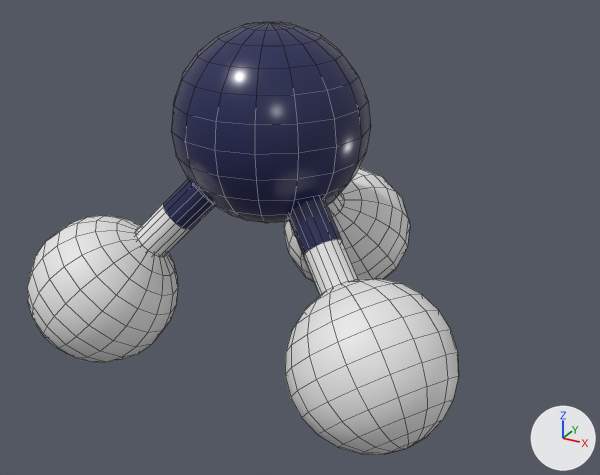
A saved change to the FBX model Assets/Models/Molecules/01_Amoniaco.fbx.
Both versions are drawn from a 50 mm lens placed at (4.17, -6.97, 2.31), pointed at (0.42, -0.16, -1.09). Every picture has the same lights, and +X, +Y and +Z are marked at lower right. Mesh edges are drawn as thin lines.

Objects in the first picture: 'm_amoniaco'.
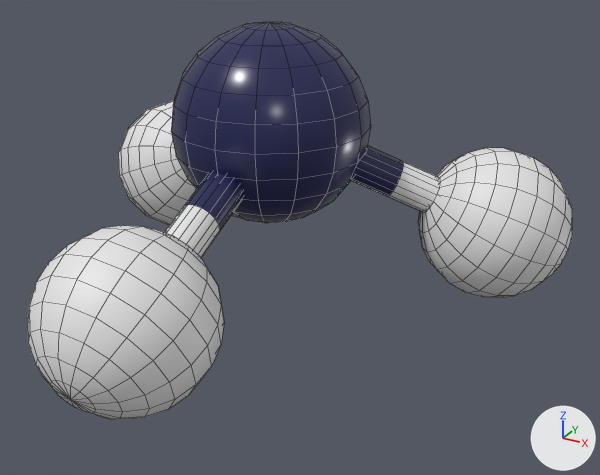
What differs and where, as boxes (x1, y1, x2, y2) in the pictures (600 x 475 px; the box of a moved part takes in the faces that stretch with it):
'm_amoniaco', reshaped (26% wider, 8% shorter): before (27, 22, 459, 454); after (28, 22, 573, 419)
part 1 of me_sphere_004, moved or reshaped: before (327, 193, 344, 216); after (165, 173, 243, 258)
part 2 of me_sphere_004, moved or reshaped: before (284, 168, 410, 282); after (28, 225, 224, 419)
part 3 of me_sphere_004, added: after (118, 101, 197, 225)
part 4 of me_sphere_004, added: after (418, 148, 573, 297)
part 5 of me_sphere_004, added: after (351, 146, 440, 212)
part 6 of me_sphere_004, deleted: before (27, 216, 178, 362)
part 7 of me_sphere_004, deleted: before (285, 279, 459, 454)
part 8 of me_sphere_004, deleted: before (137, 179, 214, 257)
part 9 of me_sphere_004, deleted: before (287, 199, 358, 295)

The change, as a list of edits to the scene's bpy script:
```text
Change me_sphere_004:
    used by ob_m_amoniaco; location = (0.0, 0.0, 0.0)
    remove me_sphere_004.from_pydata(...)  # 856 vertices, 864 faces; spans x -2.38..2.38, y -1.72..2.64, z -2.64..1.0
    add me_sphere_004.from_pydata(...)  # 856 vertices, 864 faces; spans x -2.83..2.83, y -3.15..1.97, z -1.9..1.0
    me_sphere_004 part 1: the loose piece of 48 vertices spanning x -0.2..0.2, y 0.49..1.48, z -1.48..-0.49 is multiplied about the mesh origin by the matrix ((-1.0, 0.0, 0.0), (0.0, -0.94, 0.342), (0.0, 0.342, 0.94))
    me_sphere_004 part 2: the loose piece of 178 vertices spanning x -0.8..0.8, y 1.04..2.64, z -2.64..-1.04 is multiplied about the mesh origin by the matrix ((-1.0, 0.0, 0.0), (0.0, -0.94, 0.342), (0.0, 0.342, 0.94))
    me_sphere_004 part 3: a new loose piece of 178 vertices spanning x -2.83..-1.25, y 0.39..1.97, z -1.9..-0.3, in mat_mat_hidrogeno (white #e7e7e7)
    me_sphere_004 part 4: a new loose piece of 178 vertices spanning x 1.25..2.83, y 0.39..1.97, z -1.9..-0.3, in mat_mat_hidrogeno (white #e7e7e7)
    me_sphere_004 part 5: a new loose piece of 48 vertices spanning x 0.58..1.61, y 0.23..1.04, z -0.98..-0.2
    me_sphere_004 part 6: the loose piece of 178 vertices spanning x -2.38..-0.8, y -1.72..-0.12, z -2.64..-1.04 is deleted
    me_sphere_004 part 7: the loose piece of 178 vertices spanning x 0.8..2.38, y -1.72..-0.12, z -2.64..-1.04 is deleted
    me_sphere_004 part 8: the loose piece of 48 vertices spanning x -1.32..-0.39, y -0.86..-0.13, z -1.48..-0.49 is deleted
    me_sphere_004 part 9: the loose piece of 48 vertices spanning x 0.39..1.32, y -0.86..-0.13, z -1.48..-0.49 is deleted
```
